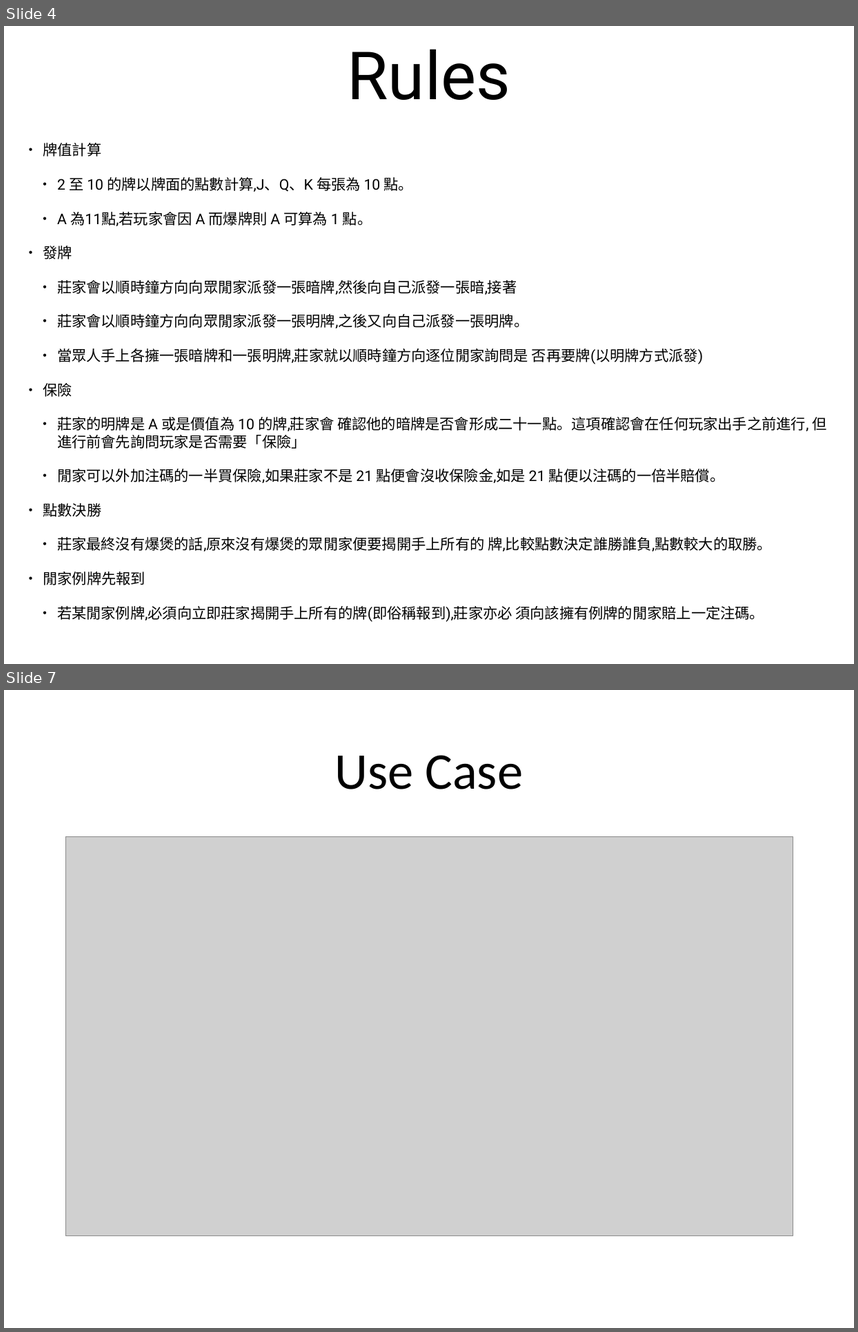
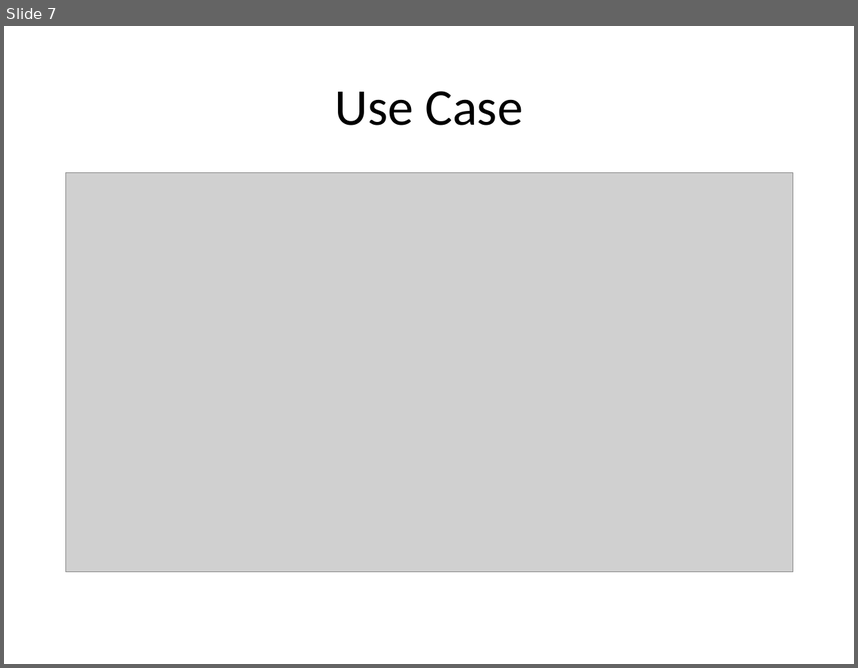
Before and after one commit to NCCU-Software-Engineering/Software-Engineering, a slide deck: Slide/軟體工程簡報_BlackJack.pptx. Shown one above the other, each under a label of ours: slides 4 and 7 before the commit, slide 7 after it; the slides between them are not shown. The pictures are 858x1332 and 858x668 pixels, drawn with LibreOffice and Linux fonts; fonts in the diff are those of the drawing; grey boxes stand for pictures. Boxes give left, top, right and bottom in pixels: in the first picture for what was removed or moved away, otherwise in the second. Text is boxed around its words. In the diff, an @@ line names an element or a change of style, - is before the commit and + after.

```diff
--- a/Slide/軟體工程簡報_BlackJack.pptx
+++ b/Slide/軟體工程簡報_BlackJack.pptx
@@ slide 4 removed at (x1=4, y1=26, x2=854, y2=664), background #FFFFFF @@
@@ title removed at (x1=348, y1=49, x2=510, y2=100) @@
-Rules
@@ text removed at (x1=43, y1=143, x2=827, y2=621) @@
-• 牌值計算
-  • 2 至 10 的牌以牌面的點數計算,J、Q、K 每張為 10 點。
-  • A 為11點,若玩家會因 A 而爆牌則 A 可算為 1 點。
-• 發牌
-  • 莊家會以順時鐘方向向眾閒家派發一張暗牌,然後向自己派發一張暗,接著
-  • 莊家會以順時鐘方向向眾閒家派發一張明牌,之後又向自己派發一張明牌。
-  • 當眾人手上各擁一張暗牌和一張明牌,莊家就以順時鐘方向逐位閒家詢問是 否再要牌(以明牌方式派發)
-• 保險
-  • 莊家的明牌是 A 或是價值為 10 的牌,莊家會 確認他的暗牌是否會形成二十一點。這項確認會在任何玩家出手之前進行, 但進行前會先詢問玩家是否需要「保險」
-  • 閒家可以外加注碼的一半買保險,如果莊家不是 21 點便會沒收保險金,如是 21 點便以注碼的一倍半賠償。
-• 點數決勝
-  • 莊家最終沒有爆煲的話,原來沒有爆煲的眾閒家便要揭開手上所有的 牌,比較點數決定誰勝誰負,點數較大的取勝。
-• 閒家例牌先報到
-  • 若某閒家例牌,必須向立即莊家揭開手上所有的牌(即俗稱報到),莊家亦必 須向該擁有例牌的閒家賠上一定注碼。
```
Also in this commit, not shown: 4 slides changed, 3 slides added, 2 other slides removed, 1 other file.
